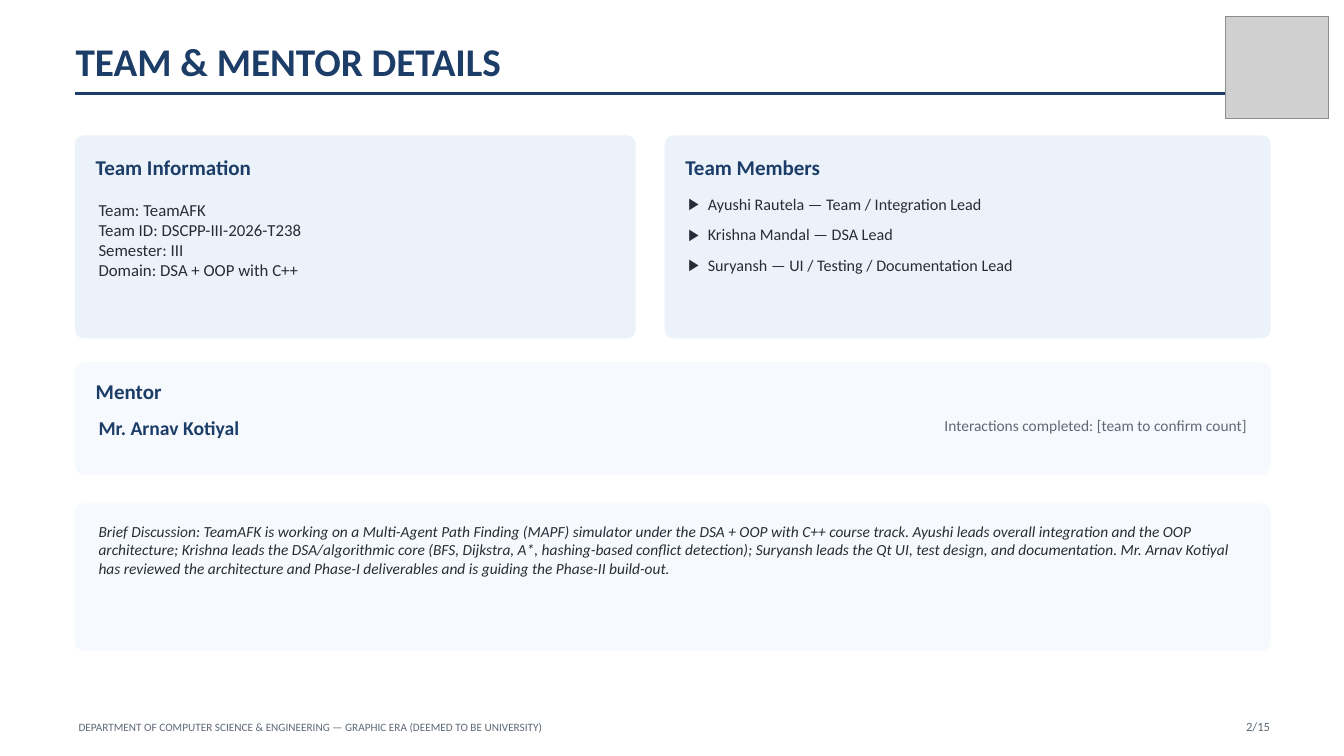
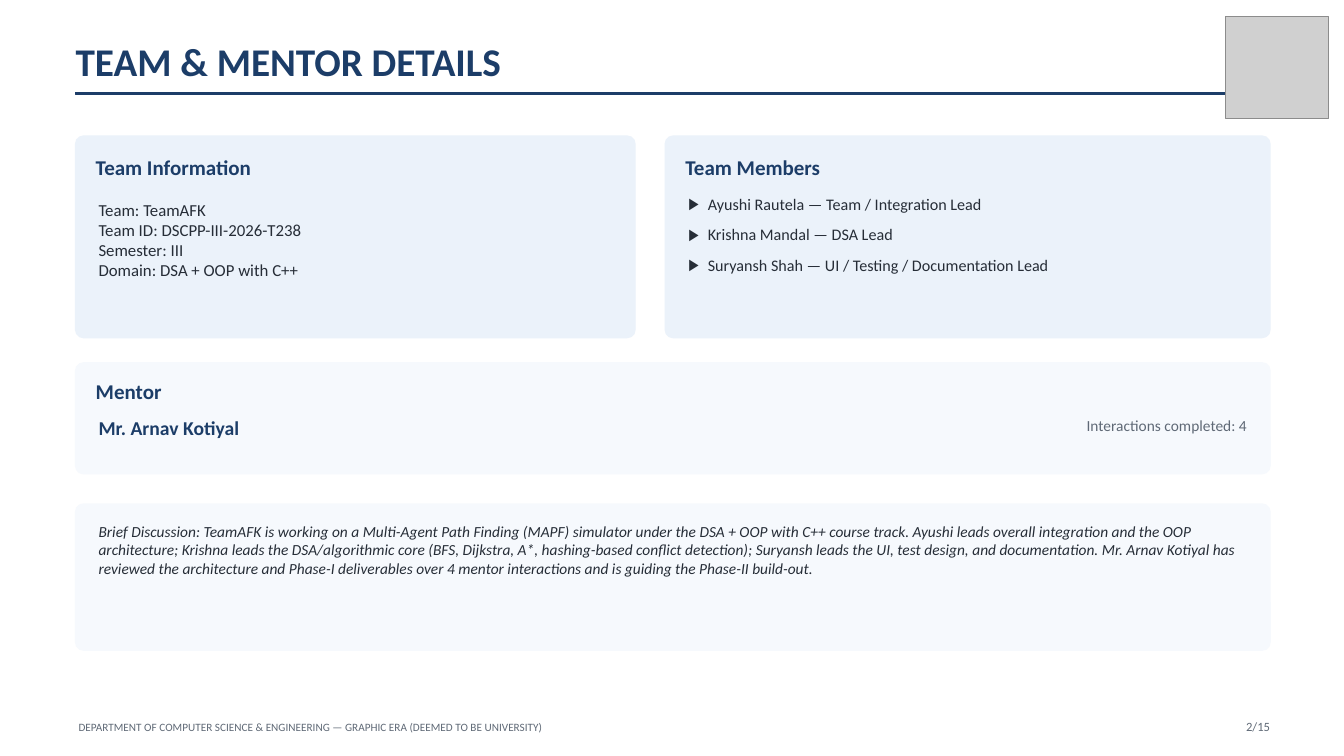
Before and after one commit to ayushirautela123/Simulator-for-Path-Planning-of-Multi-Agent, a slide deck: slide 2 of TeamAFK_PhaseII_Evaluation.pptx. Drawn at 1344x756 pixels with LibreOffice and Linux fonts; fonts in the diff are those of the drawing; grey boxes stand for pictures. Boxes give left, top, right and bottom in pixels: in the first picture for what was removed or moved away, otherwise in the second. Text is boxed around its words. In the diff, an @@ line names an element or a change of style, - is before the commit and + after.

Commit message:
Updated ppt for phase 2 of PBL- SPPM

```diff
--- a/TeamAFK_PhaseII_Evaluation.pptx
+++ b/TeamAFK_PhaseII_Evaluation.pptx
@@ text at (708,260,1048,274): text changed @@
-▶ Suryansh — UI / Testing / Documentation Lead
+▶ Suryansh Shah — UI / Testing / Documentation Lead
@@ text at (1087,420,1247,434): text changed @@
-Interactions completed: [team to confirm count]
+Interactions completed: 4
@@ text at (99,526,1235,577): text changed @@
-Brief Discussion: TeamAFK is working on a Multi-Agent Path Finding (MAPF) simulator under the DSA + OOP with C++ course track. Ayushi leads overall integration and the OOP architecture; Krishna leads the DSA/algorithmic core (BFS, Dijkstra, A*, hashing-based conflict detection); Suryansh leads the Qt UI, test design, and documentation. Mr. Arnav Kotiyal has reviewed the architecture and Phase-I deliverables and is guiding the Phase-II build-out.
+Brief Discussion: TeamAFK is working on a Multi-Agent Path Finding (MAPF) simulator under the DSA + OOP with C++ course track. Ayushi leads overall integration and the OOP architecture; Krishna leads the DSA/algorithmic core (BFS, Dijkstra, A*, hashing-based conflict detection); Suryansh leads the UI, test design, and documentation. Mr. Arnav Kotiyal has reviewed the architecture and Phase-I deliverables over 4 mentor interactions and is guiding the Phase-II build-out.
```
Also in this commit, not shown: 12 other slides changed.
